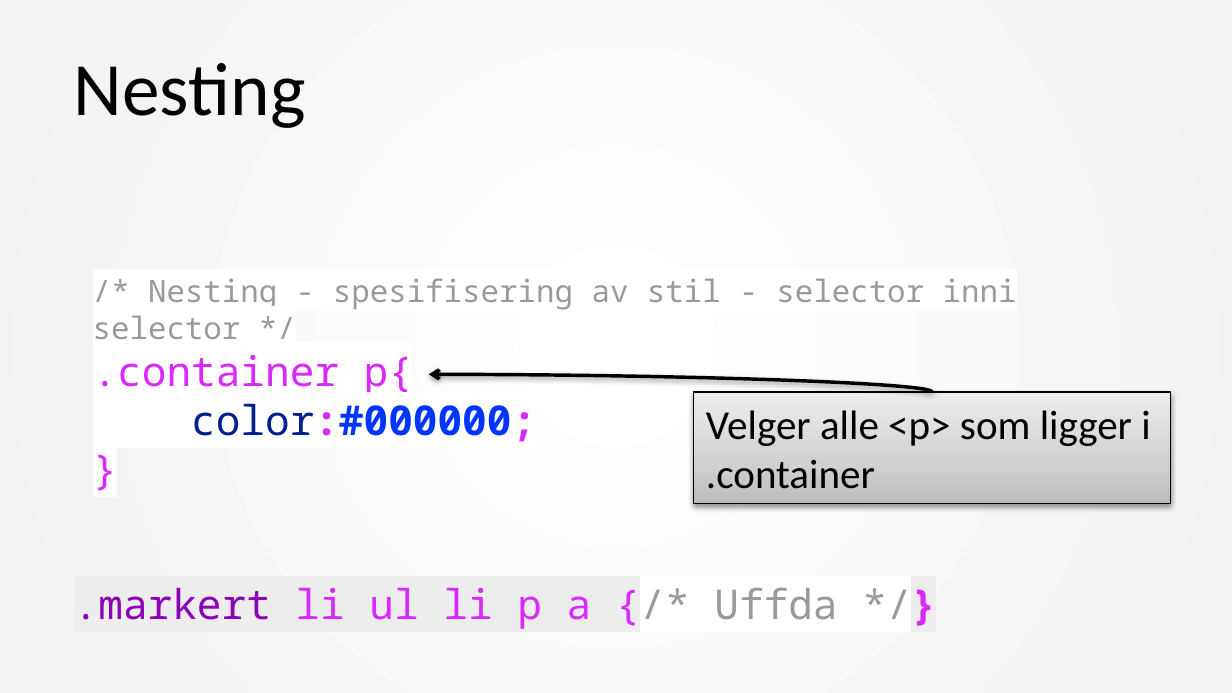
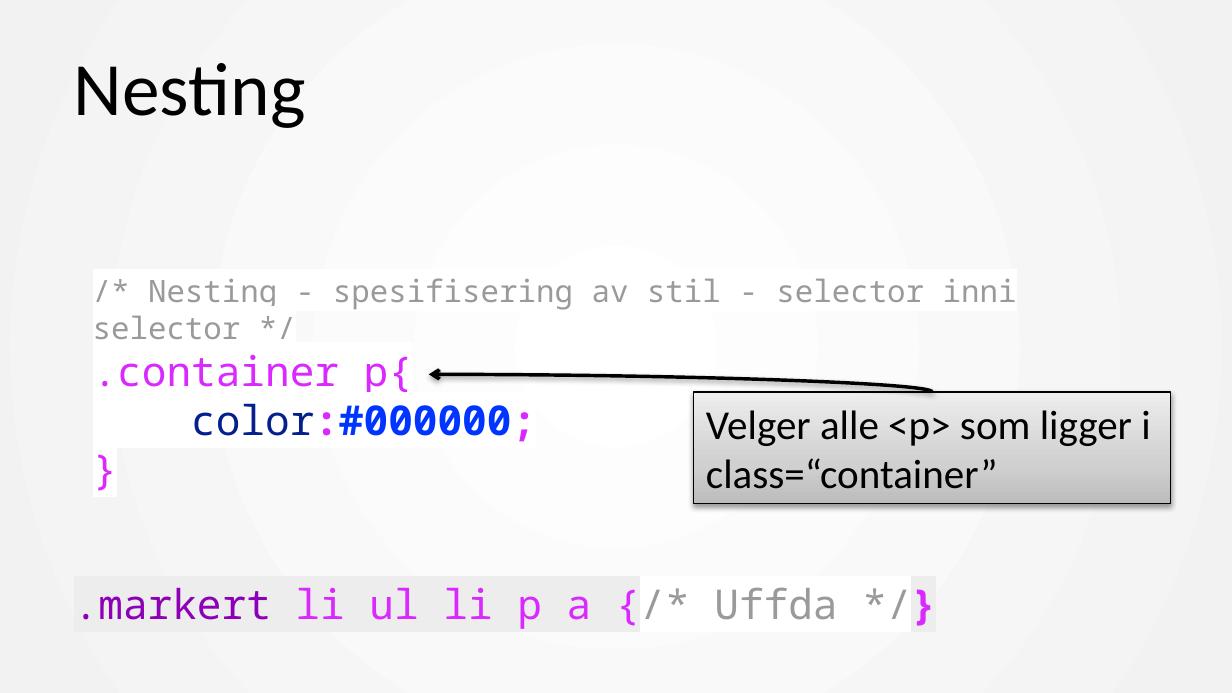
Before and after one commit to mesan/css-kurs, a slide deck: slide 17 of Foiler/1. CSS basic.pptx (slide 16 before the commit). Drawn at 1232x693 pixels with LibreOffice and Linux fonts; fonts in the diff are those of the drawing. Boxes give left, top, right and bottom in pixels: in the first picture for what was removed or moved away, otherwise in the second. Text is boxed around its words. In the diff, an @@ line names an element or a change of style, - is before the commit and + after.

```diff
--- a/Foiler/1. CSS basic.pptx
+++ b/Foiler/1. CSS basic.pptx
@@ text in rectangle at (706, 458, 998, 489): text changed @@
-.container
+class=“container”
```
Also in this commit, not shown: 13 other slides changed, 7 slides added, 5 slides removed, 7 other files.
